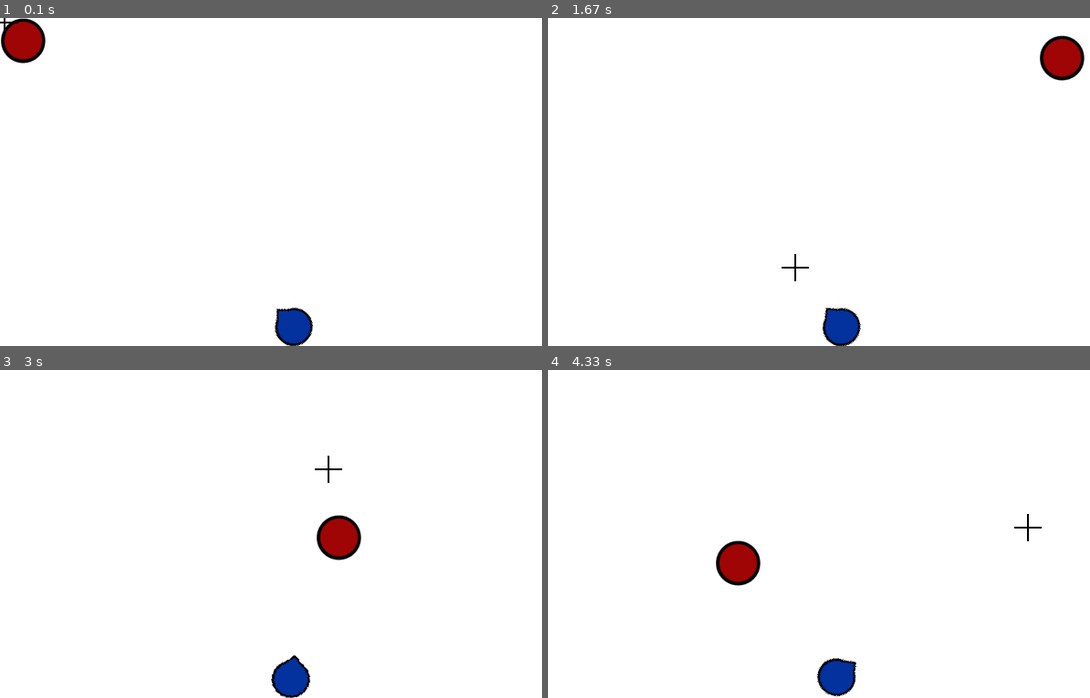
Above: before the commit, frames 1-4 (two rows, left to right).
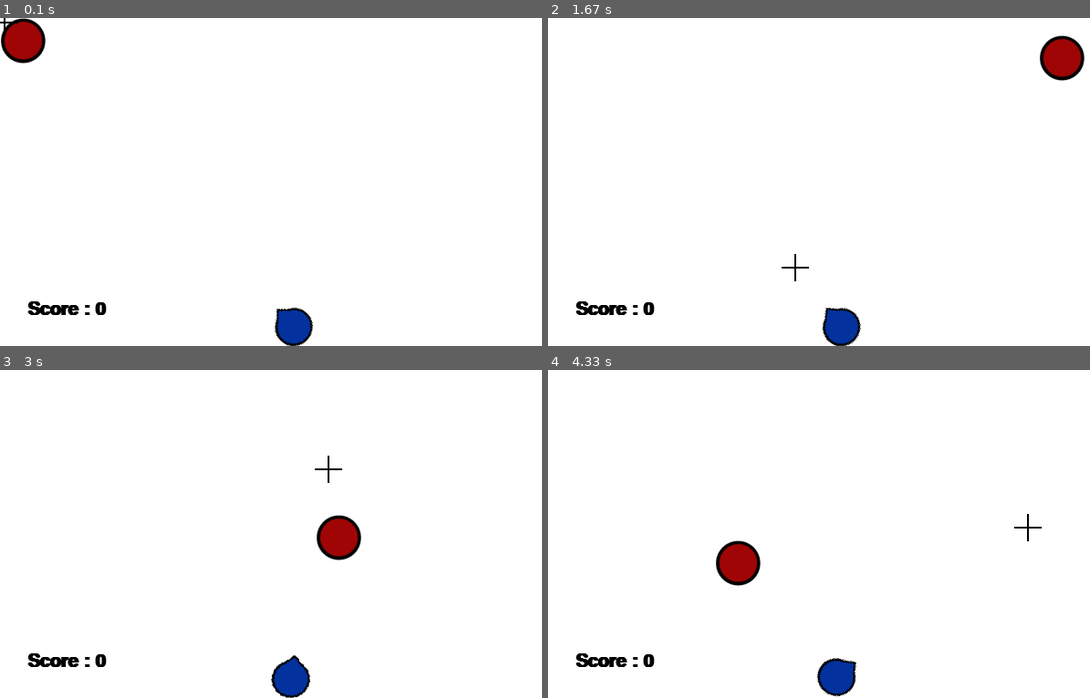
Above: after the commit, the same moments.

Repository: fanagiannis/DECK-COMMANDER
Game: pygame game, started from Game.py
Two runs of this game, one before a commit and one after it. Both use one fixed random seed, a clock stepped at 60 frames per second and the inputs below.
Inputs (mouse positions are in pixels of both pictures, inside the frame that each line leads up to):
- Up to frame 1 (0.1 s): no input
- Up to frame 2 (1.67 s): press the mouse at (569, 40) at 0.37 s; move the mouse to (694, 67) at 0.47 s; release the mouse at (813, 90) at 0.6 s; press the mouse at (613, 296) at 0.7 s; move the mouse to (629, 201) at 0.8 s; release the mouse at (645, 103) at 0.93 s; press the mouse at (613, 296) at 1.03 s; move the mouse to (716, 211) at 1.13 s; release the mouse at (819, 126) at 1.27 s; press the mouse at (613, 296) at 1.37 s; move the mouse to (705, 283) at 1.47 s; release the mouse at (797, 267) at 1.6 s
- Up to frame 3 (3 s): press the mouse at (514, 409) at 1.7 s; move the mouse to (466, 442) at 1.8 s; release the mouse at (417, 474) at 1.93 s; press the mouse at (514, 409) at 2.03 s; move the mouse to (406, 530) at 2.13 s; release the mouse at (298, 655) at 2.27 s; press the mouse at (514, 409) at 2.37 s; move the mouse to (482, 488) at 2.47 s; release the mouse at (449, 570) at 2.6 s; press the mouse at (514, 409) at 2.7 s; move the mouse to (422, 438) at 2.8 s; release the mouse at (330, 468) at 2.93 s
- Up to frame 4 (4.33 s): press the mouse at (884, 537) at 3.03 s; move the mouse to (786, 550) at 3.13 s; release the mouse at (688, 566) at 3.27 s; press the mouse at (884, 537) at 3.37 s; move the mouse to (862, 537) at 3.47 s; release the mouse at (835, 537) at 3.6 s; press the mouse at (884, 537) at 3.7 s; move the mouse to (764, 524) at 3.8 s; release the mouse at (650, 511) at 3.93 s; press the mouse at (884, 537) at 4.03 s; move the mouse to (954, 530) at 4.13 s; release the mouse at (1030, 527) at 4.27 s

The runs differ from the first frame. In frame 1, 0.3% of the frame differs, in the area x 5-20%, y 86-91%; in frame 2, 0.3%; in frame 3, 0.3%; in frame 4, 0.3%.

Commit message:
GAME V0.0.4.8 SCORE COUNTER

Diff:
--- a/Game.py
+++ b/Game.py
@@ -37,6 +37,8 @@
 color_red=pygame.Color(255,0,0)
 color_yellow=pygame.Color(255,255,0)
 
+    #+++++FONT+++++
+font=pygame.font.SysFont(None,30,bold=True)
 
 class Aim(pygame.sprite.Sprite):
     def __init__(self) :
@@ -115,6 +117,11 @@
 def screen_effect(color):
     display_window.fill(color)
 
+def message(text,text_color,text_pos):
+    display_text=font.render(text,True,text_color)
+    display_window.blit(display_text,text_pos)
+    pass
+
 def game_init():
     pygame.mouse.set_visible(False)
 
@@ -127,10 +134,18 @@
     global P
     P=Player()
 
+    global score_message_template_pos
+    score_message_template_pos=(30,display_height-50)
+
+
 def spawner():
     display_window.blit(t.image,t.rect) #Target Spawn
     display_window.blit(ads.image,ads.rect) #Aim Spawn
-    display_window.blit(P.image_rotated,P.rect_rotated)
+    display_window.blit(P.image_rotated,P.rect_rotated) #PlayerSpawn
+
+    score_message_text= "Score : "+ str(P.score)
+    message(score_message_text,color_black,score_message_template_pos)
+
     ads.update()
     P.update()
 
